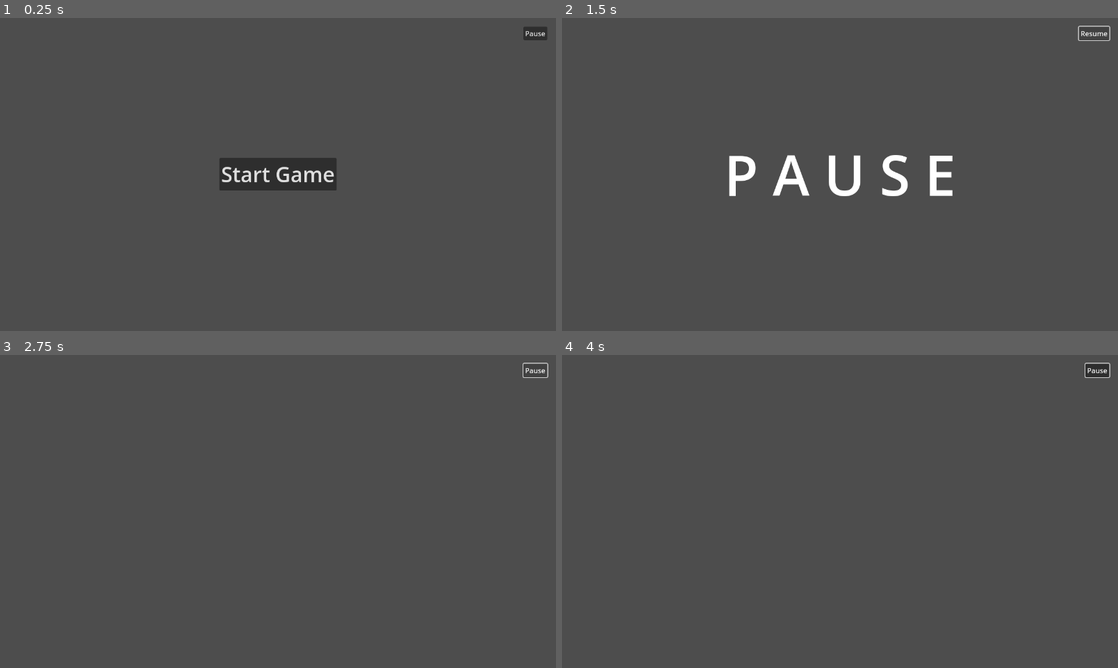
Above: before the commit, frames 1-4 (two rows, left to right).
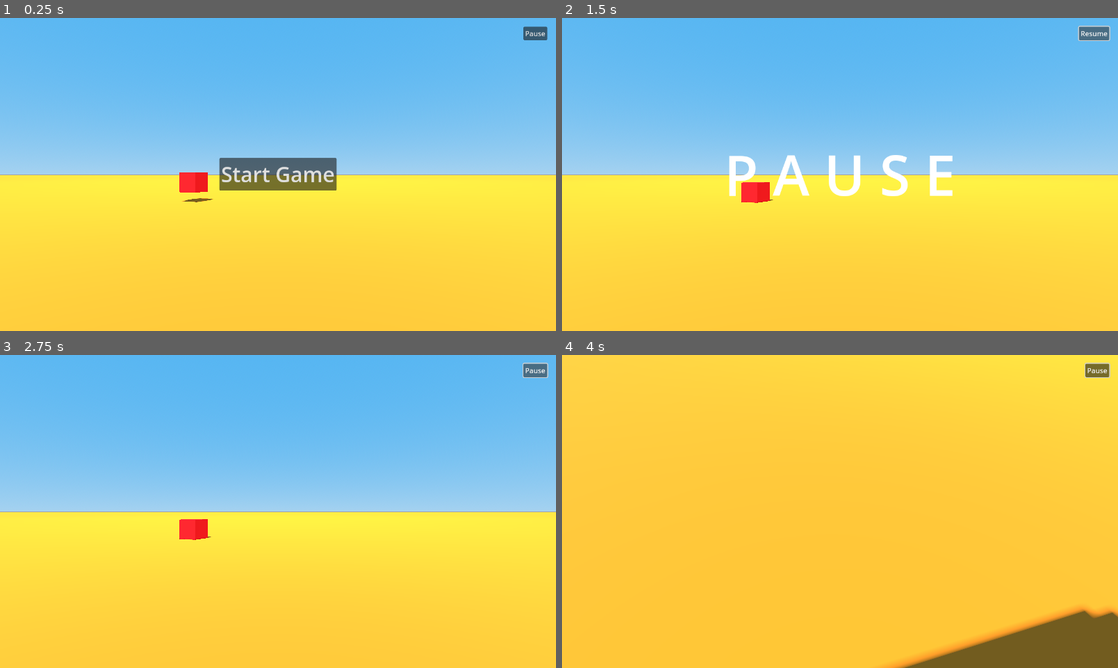
Above: after the commit, the same moments.

Repository: LeanEntropy/Godot_3D_base_template
Game: Godot game, scene res://main.tscn
The game is run twice, just before and just after one commit, with the same random seed, the same clock (stepped at 60 frames per second) and the same inputs.
Inputs (mouse positions are in pixels of both pictures, inside the frame that each line leads up to):
- Up to frame 1 (0.25 s): no input
- Up to frame 2 (1.5 s): click "Start Game" at 0.5 s; click "Pause" at 1.25 s
- Up to frame 3 (2.75 s): click "Resume" at 2 s
- Up to frame 4 (4 s): move the mouse to (867, 511) at 2.77 s; hold W (forward) from 2.78 s (still down); tap Mouse wheel up (zoom_in) at 2.85 s; click (867, 511) at 2.92 s; move the mouse to (812, 511) at 3.52 s; tap Mouse wheel down (zoom_out) at 3.6 s

The runs differ from the first frame. In frame 1, 100% of the frame differs, in the area x 0-100%, y 0-100%; in frame 2, 99%; in frame 3, 100%; in frame 4, 100%.
Error before the commit: Attempt to call function 'get_node' in base 'null instance' on a null instance. (res://code/player_controllers/first_person_controller.gd:17)

Commit message:
minor updates

Diff:
--- a/code/game_config.gd
+++ b/code/game_config.gd
@@ -19,6 +19,7 @@
 var min_zoom
 var max_zoom
 var default_zoom
+var default_fov
 var mouse_sensitivity
 
 # Tank
@@ -42,6 +43,7 @@
 	min_zoom = config.get_value("physics", "min_zoom", 5.0)
 	max_zoom = config.get_value("physics", "max_zoom", 20.0)
 	default_zoom = config.get_value("physics", "default_zoom", 15.0)
+	default_fov = config.get_value("physics", "default_fov", 60.0)
 	mouse_sensitivity = config.get_value("physics", "mouse_sensitivity", 0.002)
 
 	# Tank
--- a/code/player_controllers/first_person_controller.gd
+++ b/code/player_controllers/first_person_controller.gd
@@ -9,6 +9,7 @@
 var turret_mesh
 var tank_hull
 var tank_gun_barrel
+var tank_model
 
 
 func initialize(player_node):
@@ -21,20 +22,22 @@
 	turret_mesh = turret.get_node("TurretMesh")
 	tank_hull = player.get_node("TankHull")
 	tank_gun_barrel = turret.get_node("TankGunBarrel")
+	tank_model = player.get_node("TankModel")
 
 	# Hide all visuals except the player capsule
-	if player_mesh: player_mesh.hide()
+	if player_mesh: player_mesh.show()
 	if selection_ring: selection_ring.hide()
 	if turret_mesh: turret_mesh.hide()
 	if tank_hull: tank_hull.hide()
 	if tank_gun_barrel: tank_gun_barrel.hide()
-
+	if tank_model: tank_model.hide()
 
 	# Set camera to first person
 	spring_arm.spring_length = 0
 	spring_arm.position = Vector3.ZERO
 	spring_arm.top_level = false
 	camera.projection = Camera3D.PROJECTION_PERSPECTIVE
+	camera.fov = GameConfig.default_fov
 
 func _ready():
 	pass
--- a/code/player_controllers/free_camera_controller.gd
+++ b/code/player_controllers/free_camera_controller.gd
@@ -1,4 +1,6 @@
 extends Node
+
+const DestinationMarker = preload("res://assets/destination_marker.tscn")
 
 var player
 var spring_arm
@@ -9,6 +11,7 @@
 var turret_mesh
 var tank_hull
 var tank_gun_barrel
+var tank_model
 
 var is_player_selected = false
 var target_position
@@ -23,6 +26,7 @@
 	turret_mesh = turret.get_node("TurretMesh")
 	tank_hull = player.get_node("TankHull")
 	tank_gun_barrel = turret.get_node("TankGunBarrel")
+	tank_model = player.get_node("TankModel")
 
 	target_position = player.global_transform.origin
 
@@ -32,13 +36,14 @@
 	if turret_mesh: turret_mesh.hide()
 	if tank_hull: tank_hull.hide()
 	if tank_gun_barrel: tank_gun_barrel.hide()
+	if tank_model: tank_model.hide()
 
 	# Set camera to free camera
 	spring_arm.spring_length = 15.0
 	spring_arm.position = Vector3.ZERO
 	spring_arm.top_level = true
 	camera.projection = Camera3D.PROJECTION_PERSPECTIVE
-	camera.fov = GameConfig.default_zoom
+	camera.fov = GameConfig.default_fov
 
 
 func _ready():
--- a/code/player_controllers/isometric_controller.gd
+++ b/code/player_controllers/isometric_controller.gd
@@ -1,4 +1,6 @@
 extends Node
+
+const DestinationMarker = preload("res://assets/destination_marker.tscn")
 
 var player
 var spring_arm
@@ -9,12 +11,13 @@
 var turret_mesh
 var tank_hull
 var tank_gun_barrel
+var tank_model
 
 var target_position
 
 func initialize(player_node):
 	player = player_node
-	spring_arm = player.get_node("Turret/SpringArmD")
+	spring_arm = player.get_node("Turret/SpringArm3D")
 	camera = spring_arm.get_node("Camera3D")
 	player_mesh = player.get_node("PlayerMesh")
 	selection_ring = player.get_node("SelectionRing")
@@ -22,6 +25,7 @@
 	turret_mesh = turret.get_node("TurretMesh")
 	tank_hull = player.get_node("TankHull")
 	tank_gun_barrel = turret.get_node("TankGunBarrel")
+	tank_model = player.get_node("TankModel")
 
 	target_position = player.global_transform.origin
 
@@ -31,6 +35,7 @@
 	if turret_mesh: turret_mesh.hide()
 	if tank_hull: tank_hull.hide()
 	if tank_gun_barrel: tank_gun_barrel.hide()
+	if tank_model: tank_model.hide()
 
 	# Set camera to isometric
 	spring_arm.spring_length = 20.0
--- a/code/player_controllers/over_the_shoulder_controller.gd
+++ b/code/player_controllers/over_the_shoulder_controller.gd
@@ -9,6 +9,7 @@
 var turret_mesh
 var tank_hull
 var tank_gun_barrel
+var tank_model
 
 
 func initialize(player_node):
@@ -21,6 +22,7 @@
 	turret_mesh = turret.get_node("TurretMesh")
 	tank_hull = player.get_node("TankHull")
 	tank_gun_barrel = turret.get_node("TankGunBarrel")
+	tank_model = player.get_node("TankModel")
 
 	# Hide all visuals except the player capsule
 	if player_mesh: player_mesh.show()
@@ -28,12 +30,14 @@
 	if turret_mesh: turret_mesh.hide()
 	if tank_hull: tank_hull.hide()
 	if tank_gun_barrel: tank_gun_barrel.hide()
+	if tank_model: tank_model.hide()
 
 	# Set camera to over the shoulder
 	spring_arm.spring_length = 2.5
 	spring_arm.position = Vector3(0.6, 0.5, 0)
 	spring_arm.top_level = false
 	camera.projection = Camera3D.PROJECTION_PERSPECTIVE
+	camera.fov = GameConfig.default_fov
 
 func _ready():
 	pass
--- a/code/player_controllers/tank_controller.gd
+++ b/code/player_controllers/tank_controller.gd
@@ -9,6 +9,7 @@
 var turret_mesh
 var tank_hull
 var tank_gun_barrel
+var tank_model
 var logical_turret
 
 
@@ -16,7 +17,7 @@
 	player = player_node
 
 	# Get tank model components from the TankModel instance
-	var tank_model = player.get_node("TankModel")
+	tank_model = player.get_node("TankModel")
 	turret = tank_model.get_node("Turret")
 	turret_mesh = turret.get_node("TurretMesh")
 	tank_hull = tank_model.get_node("TankHull")
@@ -24,19 +25,13 @@
 	player_mesh = player.get_node("PlayerMesh")
 	selection_ring = player.get_node("SelectionRing")
 
-	# Create SpringArm3D and Camera3D programmatically
-	spring_arm = SpringArm3D.new()
-	spring_arm.name = "SpringArm3D"
-	spring_arm.spring_length = 8.0
-	spring_arm.position = Vector3(0, 0.5, 0)
-	spring_arm.top_level = false
-	turret.add_child(spring_arm)
+	# Use existing SpringArm3D and Camera3D from main scene
+	spring_arm = player.get_node("Turret/SpringArm3D")
+	camera = spring_arm.get_node("Camera3D")
 
-	camera = Camera3D.new()
-	camera.name = "Camera3D"
-	camera.fov = 40.9
+	# Set camera properties for tank view
 	camera.projection = Camera3D.PROJECTION_PERSPECTIVE
-	spring_arm.add_child(camera)
+	camera.fov = GameConfig.default_fov
 
 	logical_turret = Node3D.new() # Create a new Node3D for logical turret rotation
 	player.add_child(logical_turret)
@@ -47,6 +42,7 @@
 	if turret_mesh: turret_mesh.show()
 	if tank_hull: tank_hull.show()
 	if tank_gun_barrel: tank_gun_barrel.show()
+	if tank_model: tank_model.show()
 
 func _ready():
 	pass
--- a/code/player_controllers/third_person_controller.gd
+++ b/code/player_controllers/third_person_controller.gd
@@ -9,6 +9,7 @@
 var turret_mesh
 var tank_hull
 var tank_gun_barrel
+var tank_model
 
 
 func initialize(player_node):
@@ -21,6 +22,7 @@
 	turret_mesh = turret.get_node("TurretMesh")
 	tank_hull = player.get_node("TankHull")
 	tank_gun_barrel = turret.get_node("TankGunBarrel")
+	tank_model = player.get_node("TankModel")
 
 	# Hide all visuals except the player capsule
 	if player_mesh: player_mesh.show()
@@ -28,12 +30,14 @@
 	if turret_mesh: turret_mesh.hide()
 	if tank_hull: tank_hull.hide()
 	if tank_gun_barrel: tank_gun_barrel.hide()
+	if tank_model: tank_model.hide()
 
 	# Set camera to third person
 	spring_arm.spring_length = 5.0
 	spring_arm.position = Vector3.ZERO
 	spring_arm.top_level = false
 	camera.projection = Camera3D.PROJECTION_PERSPECTIVE
+	camera.fov = GameConfig.default_fov
 
 func _ready():
 	pass
--- a/code/player_controllers/top_down_controller.gd
+++ b/code/player_controllers/top_down_controller.gd
@@ -9,6 +9,7 @@
 var turret_mesh
 var tank_hull
 var tank_gun_barrel
+var tank_model
 
 
 func initialize(player_node):
@@ -21,6 +22,7 @@
 	turret_mesh = turret.get_node("TurretMesh")
 	tank_hull = player.get_node("TankHull")
 	tank_gun_barrel = turret.get_node("TankGunBarrel")
+	tank_model = player.get_node("TankModel")
 
 	# Hide all visuals except the player capsule
 	if player_mesh: player_mesh.show()
@@ -28,6 +30,7 @@
 	if turret_mesh: turret_mesh.hide()
 	if tank_hull: tank_hull.hide()
 	if tank_gun_barrel: tank_gun_barrel.hide()
+	if tank_model: tank_model.hide()
 
 	# Set camera to top down
 	spring_arm.spring_length = 10.0
@@ -35,7 +38,7 @@
 	spring_arm.rotation.x = deg_to_rad(-70)
 	spring_arm.top_level = true
 	camera.projection = Camera3D.PROJECTION_PERSPECTIVE
-	camera.fov = GameConfig.default_zoom
+	camera.fov = GameConfig.default_fov
 
 
 func _ready():
--- a/game_config.cfg
+++ b/game_config.cfg
@@ -26,6 +26,7 @@
 min_zoom = 5.0
 max_zoom = 20.0
 default_zoom = 15.0
+default_fov = 60.0
 mouse_sensitivity = 0.002
 
 ; Tank specific parameters
--- a/main.tscn
+++ b/main.tscn
@@ -93,4 +93,23 @@
 
 [node name="TankModel" parent="Player" instance=ExtResource("4_tank")]
 
+[node name="TankHull" type="MeshInstance3D" parent="Player"]
+visible = false
+
+[node name="Turret" type="Node3D" parent="Player"]
+transform = Transform3D(1, 0, 0, 0, 1, 0, 0, 0, 1, 0, 0.4, 0)
+
+[node name="TurretMesh" type="MeshInstance3D" parent="Player/Turret"]
+visible = false
+
+[node name="TankGunBarrel" type="MeshInstance3D" parent="Player/Turret"]
+visible = false
+
+[node name="SpringArm3D" type="SpringArm3D" parent="Player/Turret"]
+transform = Transform3D(1, 0, 0, 0, 1, 0, 0, 0, 1, 0, 0.5, 0)
+spring_length = 5.0
+
+[node name="Camera3D" type="Camera3D" parent="Player/Turret/SpringArm3D"]
+fov = 60.0
+
 [node name="UILayer" parent="." instance=ExtResource("2_abcde")]
--- a/project.godot
+++ b/project.godot
@@ -15,7 +15,7 @@
 Base code by Civax"
 run/main_scene="res://main.tscn"
 config/features=PackedStringArray("4.4")
-config/icon="res://icon.png"
+config/icon="res://icon.svg"
 
 [autoload]
 
